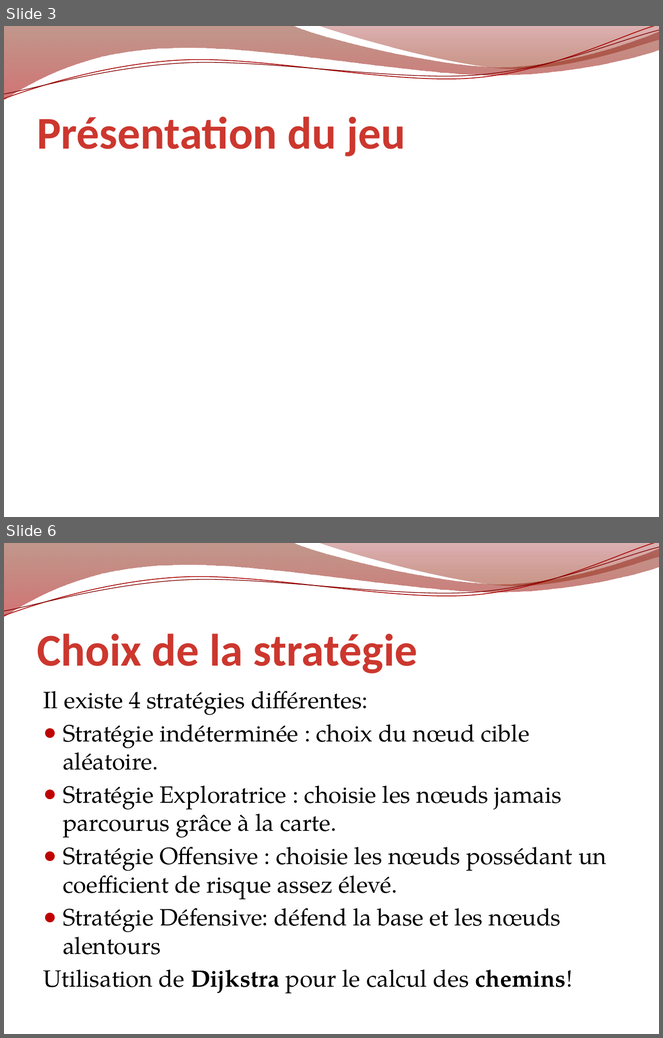
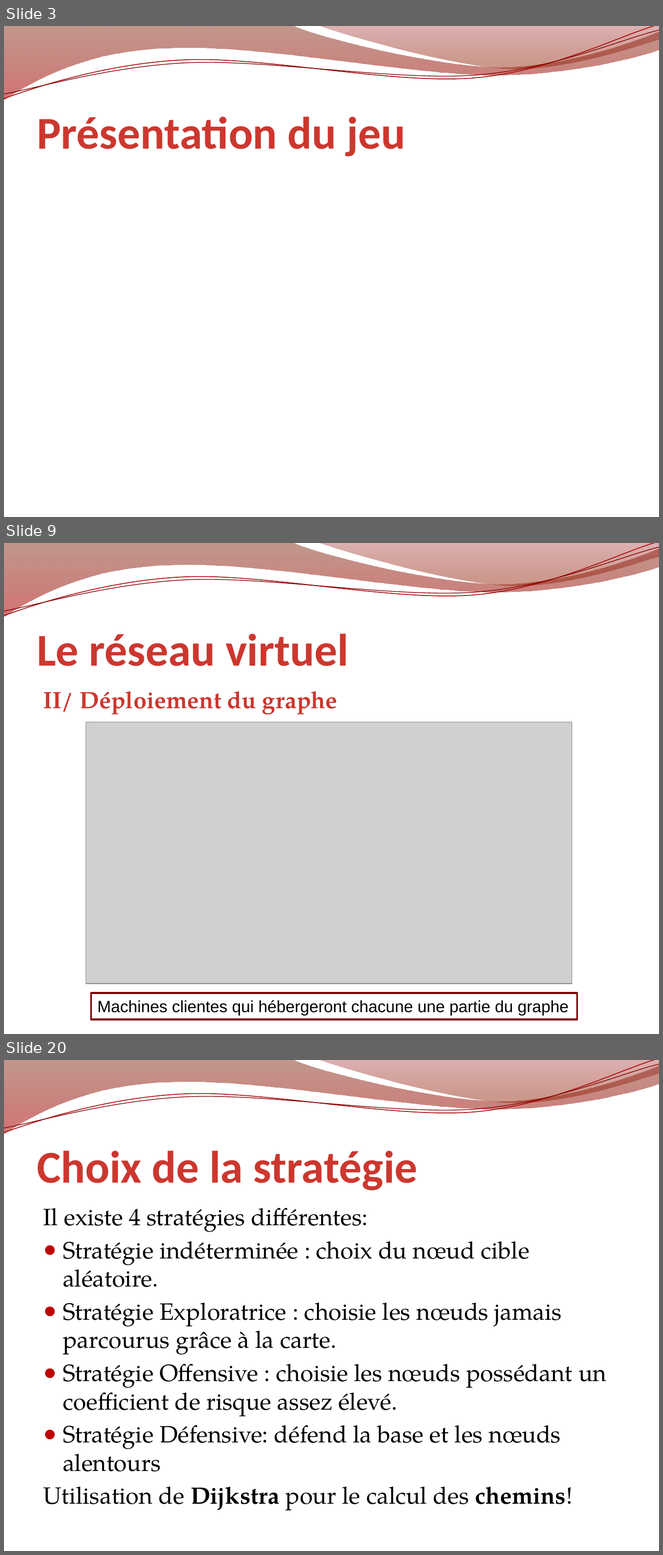
Before and after one commit to erz/voogle, a slide deck: doc/Voogle.pptx. Shown one above the other, each under a label of ours: slides 3 and 6 before the commit, slides 3, 9 and 20 after it; the slides between them are not shown. The pictures are 663x1038 and 663x1555 pixels, drawn with LibreOffice and Linux fonts; fonts in the diff are those of the drawing; grey boxes stand for pictures; background and template pictures are left out. Boxes give left, top, right and bottom in pixels: in the first picture for what was removed or moved away, otherwise in the second. Text is boxed around its words. In the diff, an @@ line names an element or a change of style, - is before the commit and + after.

```diff
--- a/doc/Voogle.pptx
+++ b/doc/Voogle.pptx
@@ slide 9 added at <box>4,543,659,1034</box>, background picture (left out); not listed: 4 template elements that a slide beside it also shows @@
@@ title added at <box>37,633,349,666</box>, 50 pt, text gradient #501100 to #CC372E to #F9EEEE, bold @@
+Le réseau virtuel
@@ text added at <box>43,691,338,715</box>, 26 pt, text gradient #501100 to #CC372E to #F9EEEE, bold @@
+II/ Déploiement du graphe
@@ picture added at <box>86,722,572,984</box> @@
@@ rectangle added at <box>91,994,577,1020</box>, fill #FFFFFF, outline #7F0000 2 pt, 18 pt, text #000000 @@
+Machines clientes qui hébergeront chacune une partie du graphe
@@ what was slide 6 is now slide 20 @@
```
Also in this commit, not shown: 14 other slides added, 1 slide removed.
